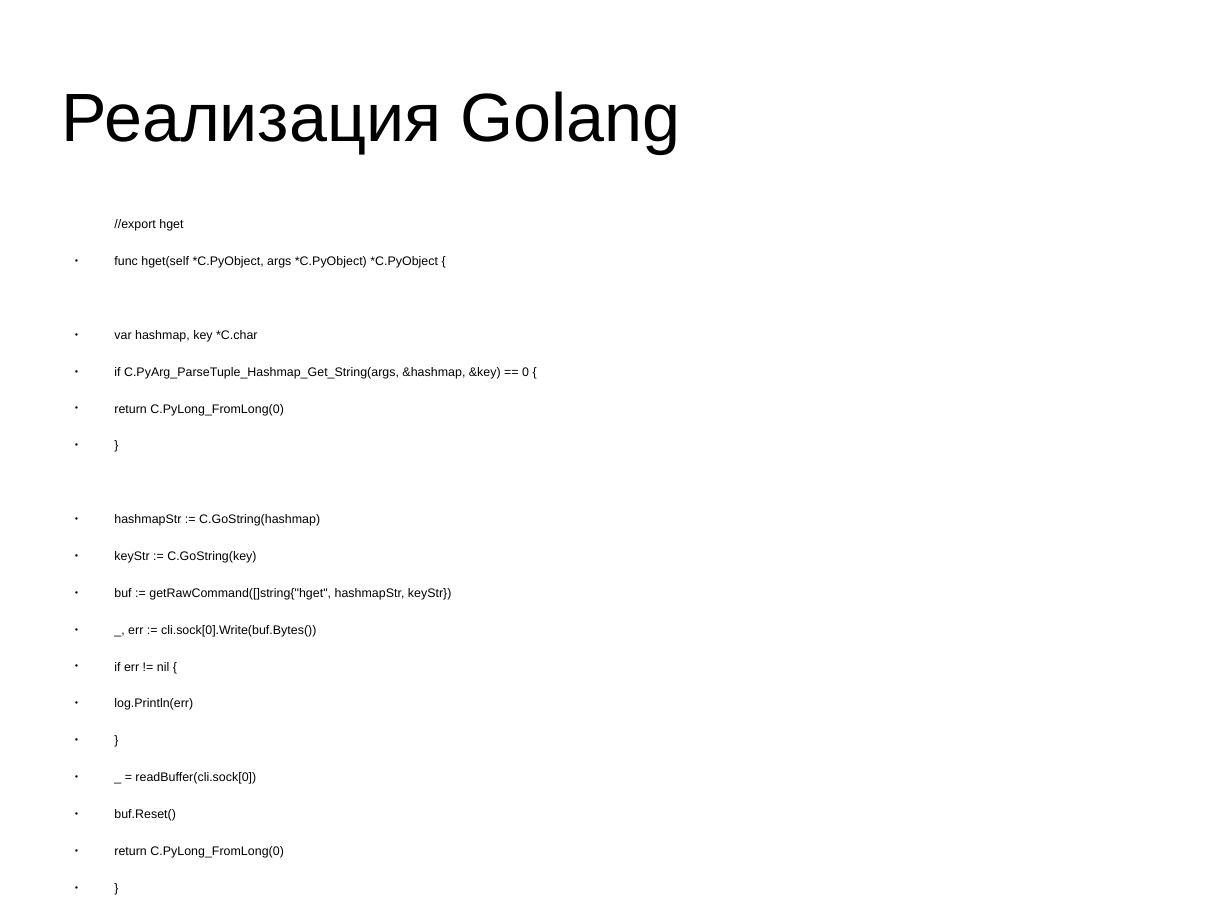
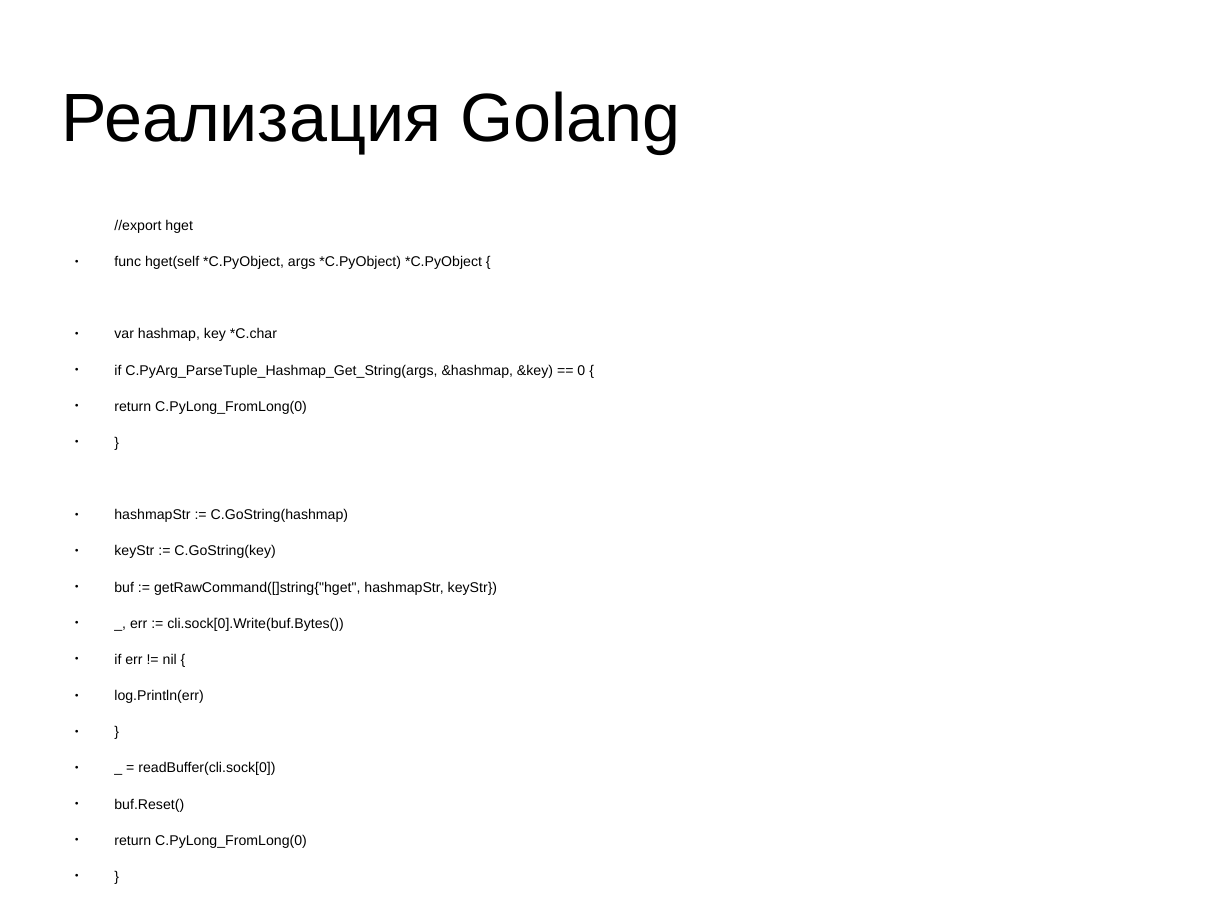
Before and after one commit to deslum/gopipe, a slide deck: slide 6 of presentation.odp. Drawn at 1232x924 pixels with LibreOffice and Linux fonts; fonts in the diff are those of the drawing. Boxes give left, top, right and bottom in pixels: in the first picture for what was removed or moved away, otherwise in the second. Text is boxed around its words. In the diff, an @@ line names an element or a change of style, - is before the commit and + after.

```diff
--- a/presentation.odp
+++ b/presentation.odp
@@ text "//export hget" at <box>114,219,585,848</box>: size 8 to 9.1 pt; less space between paragraphs @@
```
Also in this commit, not shown: 6 other slides changed, 14 slides added, 2 slides removed, 2 other files.
